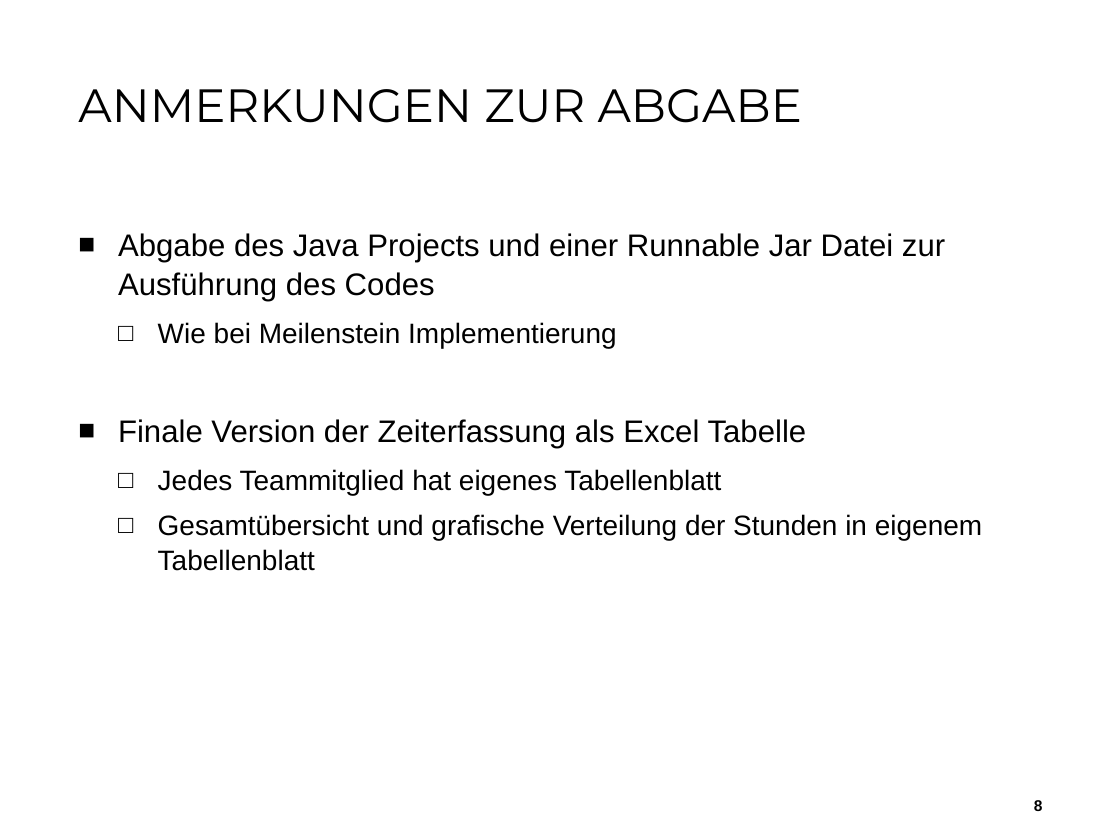
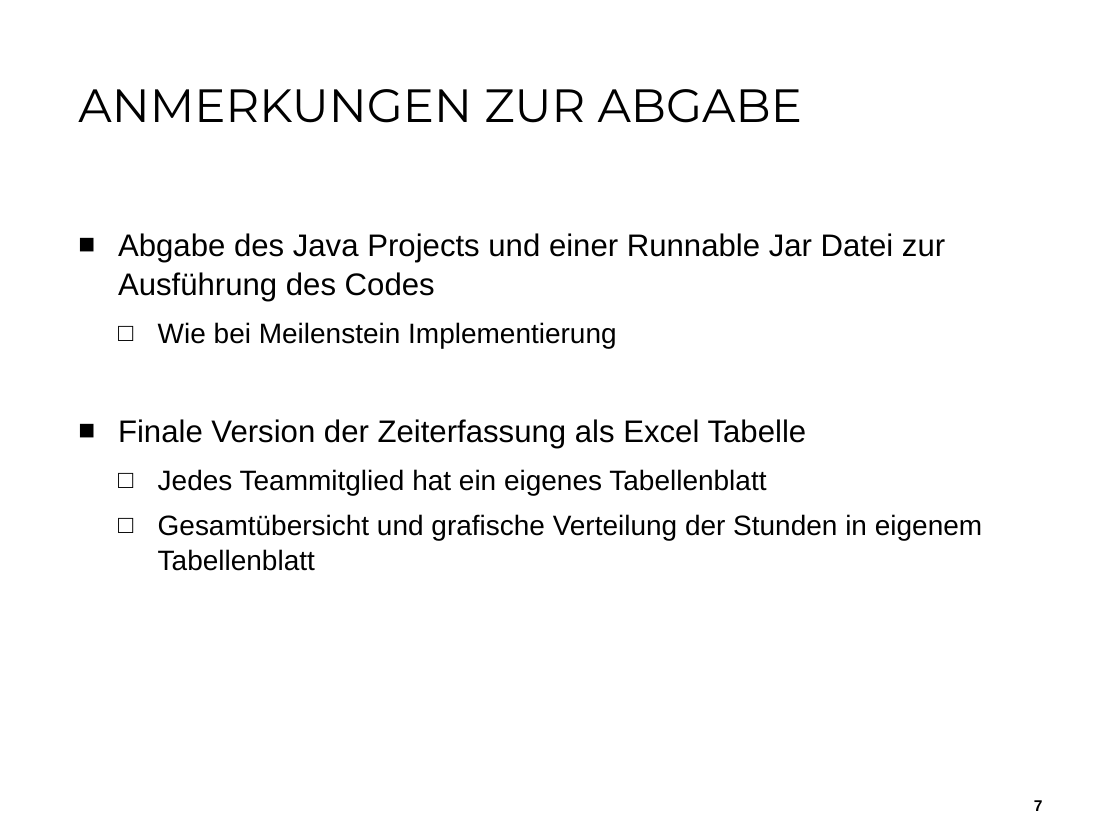
Before and after one commit to aistleithnera/258321_DKE_PR, a slide deck: slide 7 of Dokumente/Projektabschluss/Endabgabe_Projektabschluss.pptx (slide 8 before the commit). Drawn at 1120x840 pixels with LibreOffice and Linux fonts; fonts in the diff are those of the drawing; background and template pictures are left out. Boxes give left, top, right and bottom in pixels: in the first picture for what was removed or moved away, otherwise in the second. Text is boxed around its words. In the diff, an @@ line names an element or a change of style, - is before the commit and + after.

```diff
--- a/Dokumente/Projektabschluss/Endabgabe_Projektabschluss.pptx
+++ b/Dokumente/Projektabschluss/Endabgabe_Projektabschluss.pptx
@@ text at [158, 469, 766, 496]: text changed @@
-  □ Jedes Teammitglied hat eigenes Tabellenblatt
+  □ Jedes Teammitglied hat ein eigenes Tabellenblatt
@@ page number at [1034, 800, 1043, 811]: text changed @@
-8
+7
```
Also in this commit, not shown: 2 other slides changed, 1 slide removed, 1 other file.
